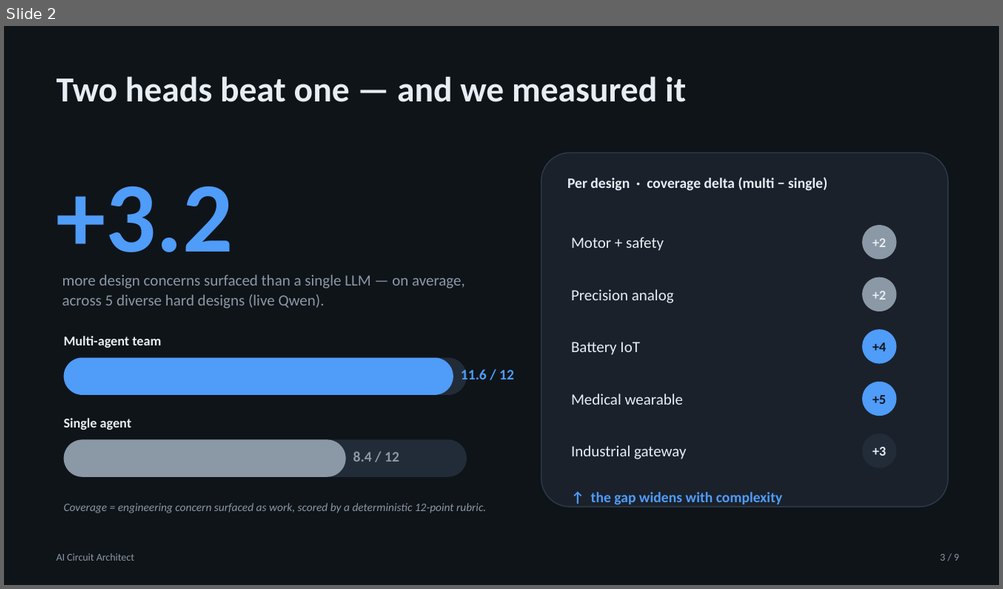
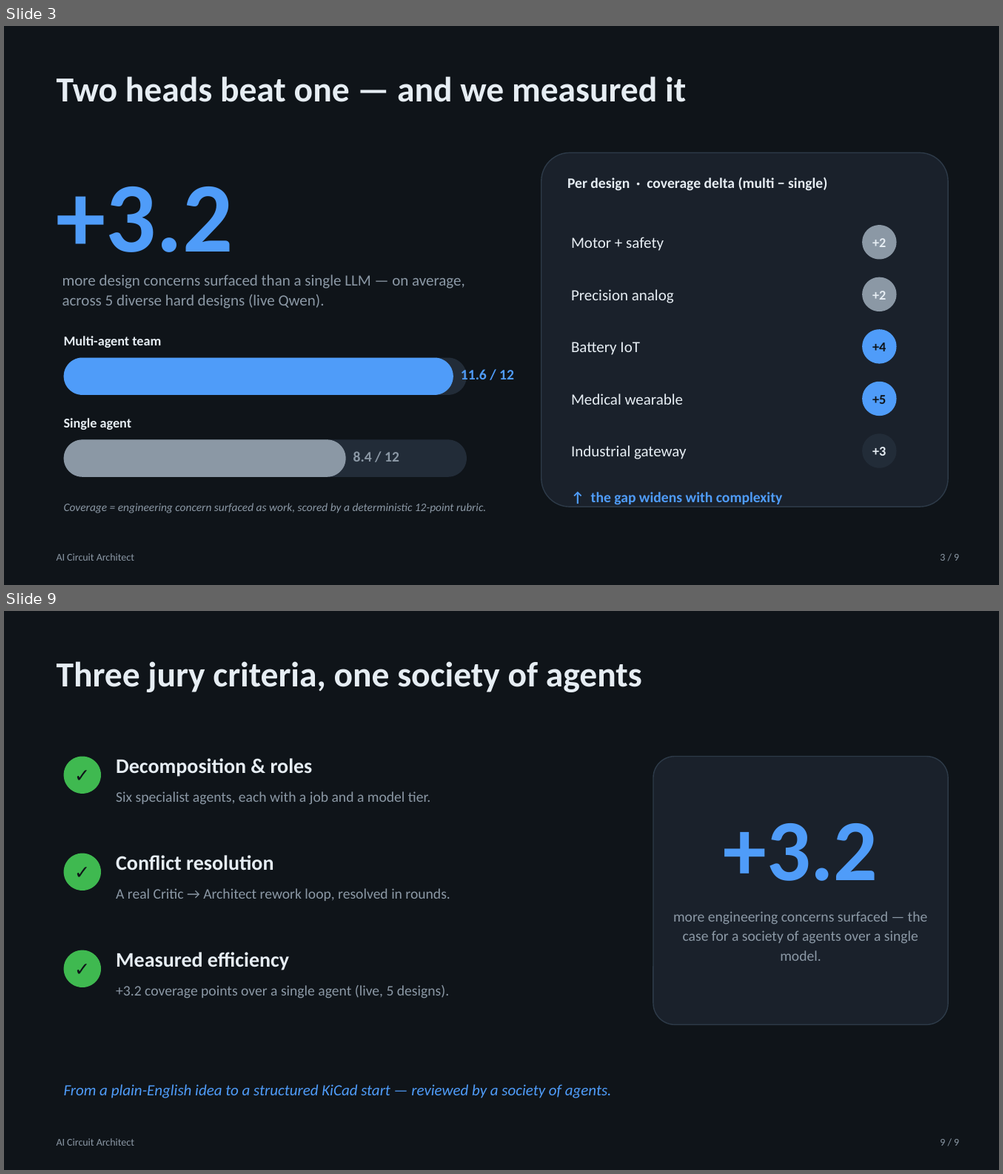
Before and after one commit to deimosmuc/aica_qwen, a slide deck: deck/AI_Circuit_Architect.pptx. Shown one above the other, each under a label of ours: slide 2 before the commit, slides 3 and 9 after it; the slides between them are not shown. The pictures are 1003x589 and 1003x1174 pixels, drawn with LibreOffice and Linux fonts; fonts in the diff are those of the drawing. Boxes give left, top, right and bottom in pixels: in the first picture for what was removed or moved away, otherwise in the second. Text is boxed around its words. In the diff, an @@ line names an element or a change of style, - is before the commit and + after.

```diff
--- a/deck/AI_Circuit_Architect.pptx
+++ b/deck/AI_Circuit_Architect.pptx
@@ slide 9 added at (x1=4, y1=611, x2=999, y2=1170), background #FFFFFF @@
@@ rectangle added at (x1=4, y1=611, x2=999, y2=1170), fill #0F1419 @@
@@ text added at (x1=57, y1=661, x2=642, y2=692), 34 pt, text #E6EDF3, bold @@
+Three jury criteria, one society of agents
@@ ellipse added at (x1=64, y1=757, x2=101, y2=794), fill #3FB950, 18 pt, text #0F1419, bold @@
+✓
@@ text added at (x1=116, y1=758, x2=313, y2=777), 20 pt, text #E6EDF3, bold @@
+Decomposition & roles
@@ rounded rectangle added at (x1=653, y1=757, x2=948, y2=1025), fill #1A212B, outline #2D3A48 1 pt @@
@@ text added at (x1=116, y1=792, x2=431, y2=805), 14 pt, text #8B98A5 @@
+Six specialist agents, each with a job and a model tier.
@@ text added at (x1=723, y1=823, x2=877, y2=881), 84 pt, text #4F9CF9, bold @@
++3.2
@@ ellipse added at (x1=64, y1=854, x2=101, y2=891), fill #3FB950, 18 pt, text #0F1419, bold @@
+✓
@@ text added at (x1=116, y1=855, x2=273, y2=870), 20 pt, text #E6EDF3, bold @@
+Conflict resolution
@@ text added at (x1=116, y1=889, x2=449, y2=901), 14 pt, text #8B98A5 @@
+A real Critic → Architect rework loop, resolved in rounds.
@@ text added at (x1=673, y1=911, x2=928, y2=961), 14 pt, text #8B98A5 @@
+more engineering concerns surfaced — the case for a society of agents over a single model.
@@ ellipse added at (x1=64, y1=951, x2=101, y2=988), fill #3FB950, 18 pt, text #0F1419, bold @@
+✓
@@ text added at (x1=116, y1=952, x2=289, y2=971), 20 pt, text #E6EDF3, bold @@
+Measured efficiency
@@ text added at (x1=116, y1=985, x2=449, y2=999), 14 pt, text #8B98A5 @@
++3.2 coverage points over a single agent (live, 5 designs).
@@ text added at (x1=64, y1=1085, x2=612, y2=1099), 15 pt, text #4F9CF9, italic @@
+From a plain-English idea to a structured KiCad start — reviewed by a society of agents.
@@ text added at (x1=57, y1=1139, x2=134, y2=1146), 10 pt, text #8B98A5 @@
+AI Circuit Architect
@@ text added at (x1=939, y1=1139, x2=959, y2=1146), 10 pt, text #8B98A5 @@
+9 / 9
@@ what was slide 2 is now slide 3 @@
```
Also in this commit, not shown: 2 slides changed, 5 other slides added, 15 other files.
